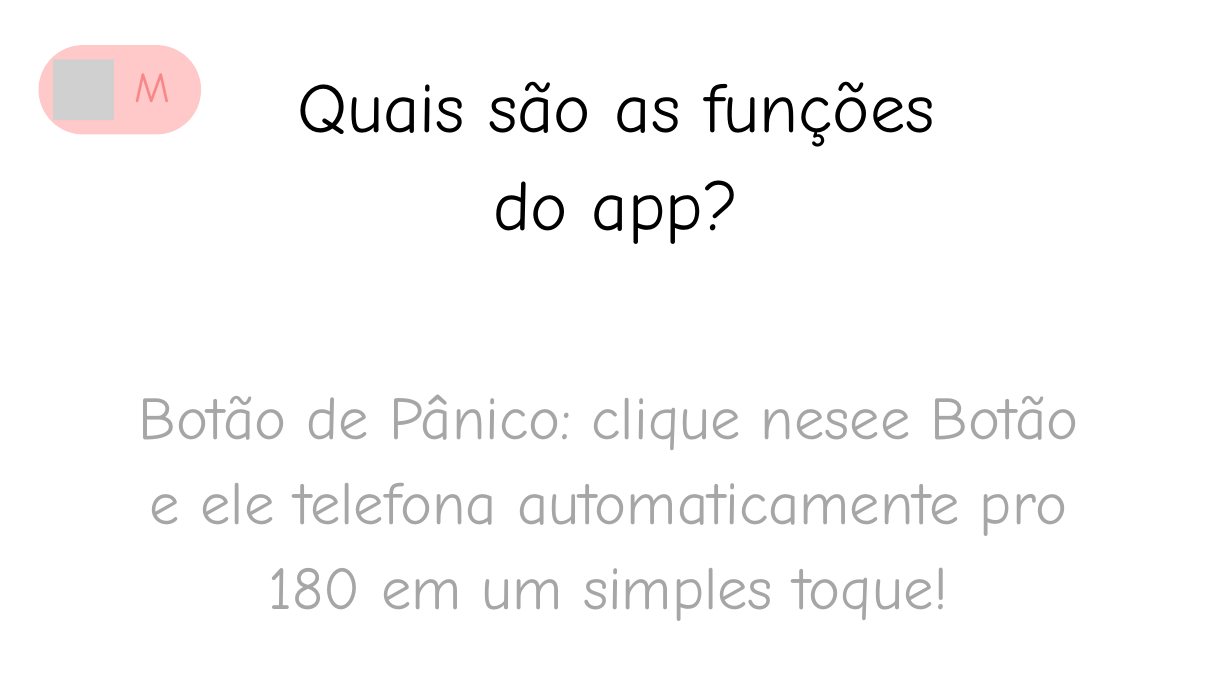
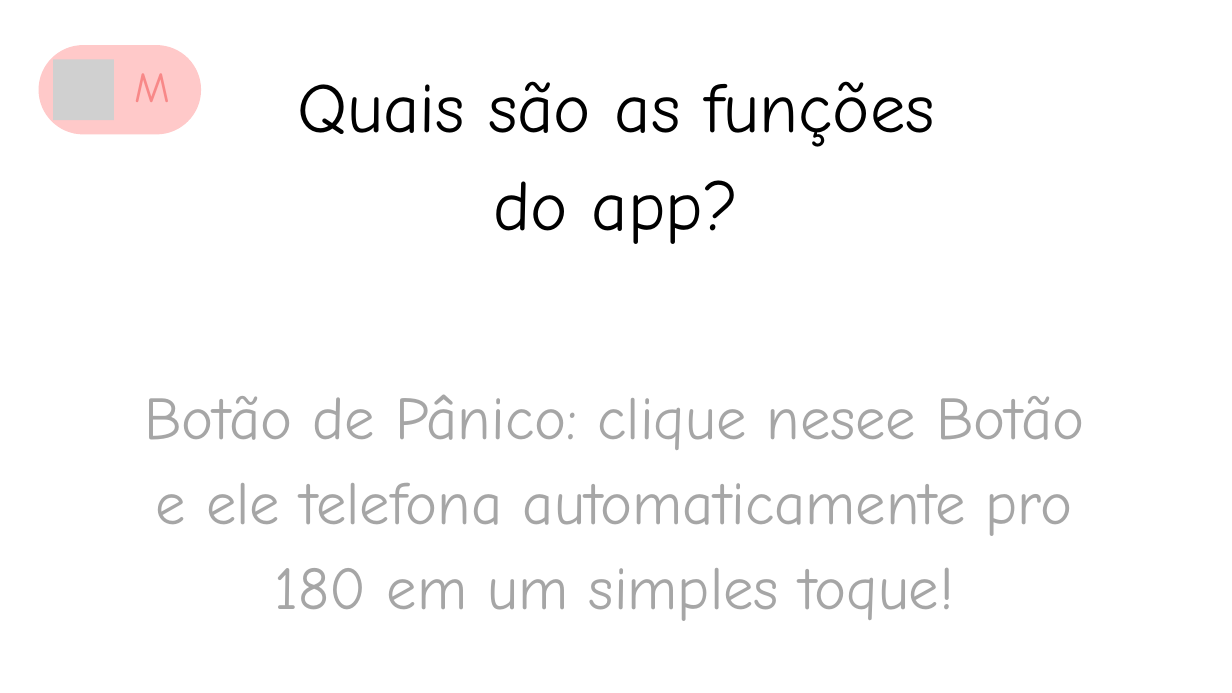
Before and after one commit to intellicore555-oss/mulher-amparada--, a slide deck: slide 6 of material2.pptx. Drawn at 1232x693 pixels with LibreOffice and Linux fonts; fonts in the diff are those of the drawing; grey boxes stand for pictures. Boxes give left, top, right and bottom in pixels: in the first picture for what was removed or moved away, otherwise in the second. Text is boxed around its words. In the diff, an @@ line names an element or a change of style, - is before the commit and + after.

```diff
--- a/material2.pptx
+++ b/material2.pptx
@@ text "Botão de Pânico: clique nesee ...": place and size @@
-text "Botão de Pânico: clique nesee ..." at box(139, 394, 1079, 621)
+text "Botão de Pânico: clique nesee ..." at box(144, 394, 1084, 621)
```
Also in this commit, not shown: 3 other slides changed, 1 slide added, 3 other files.
